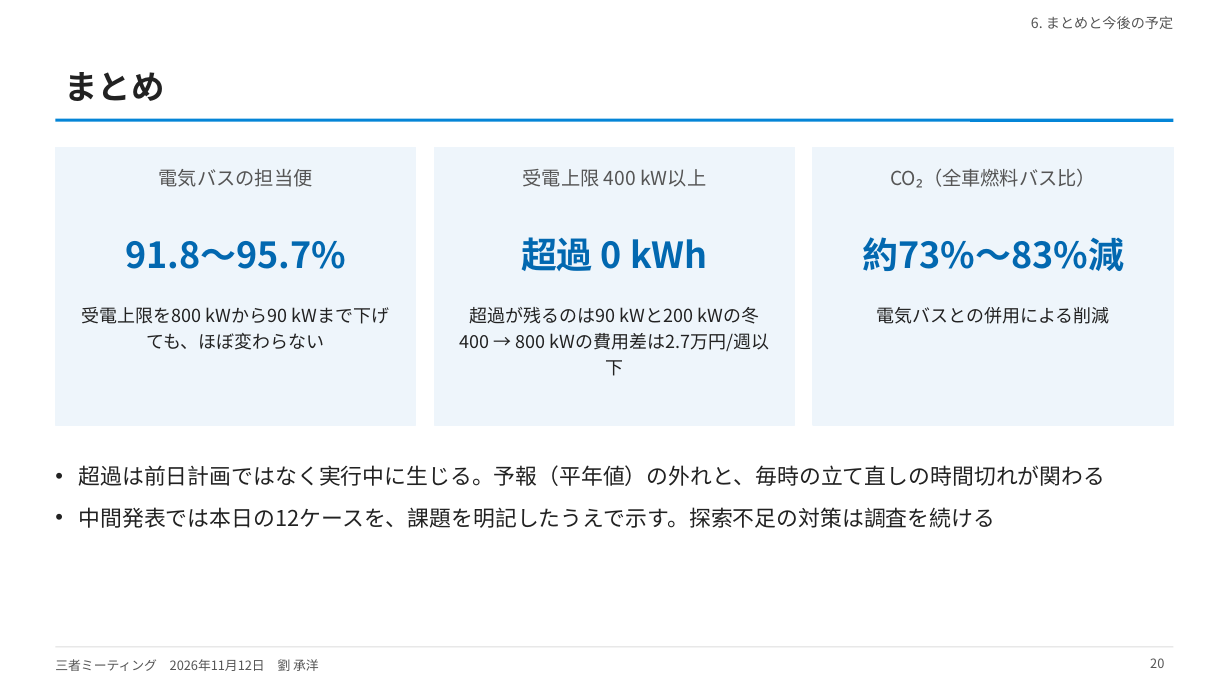
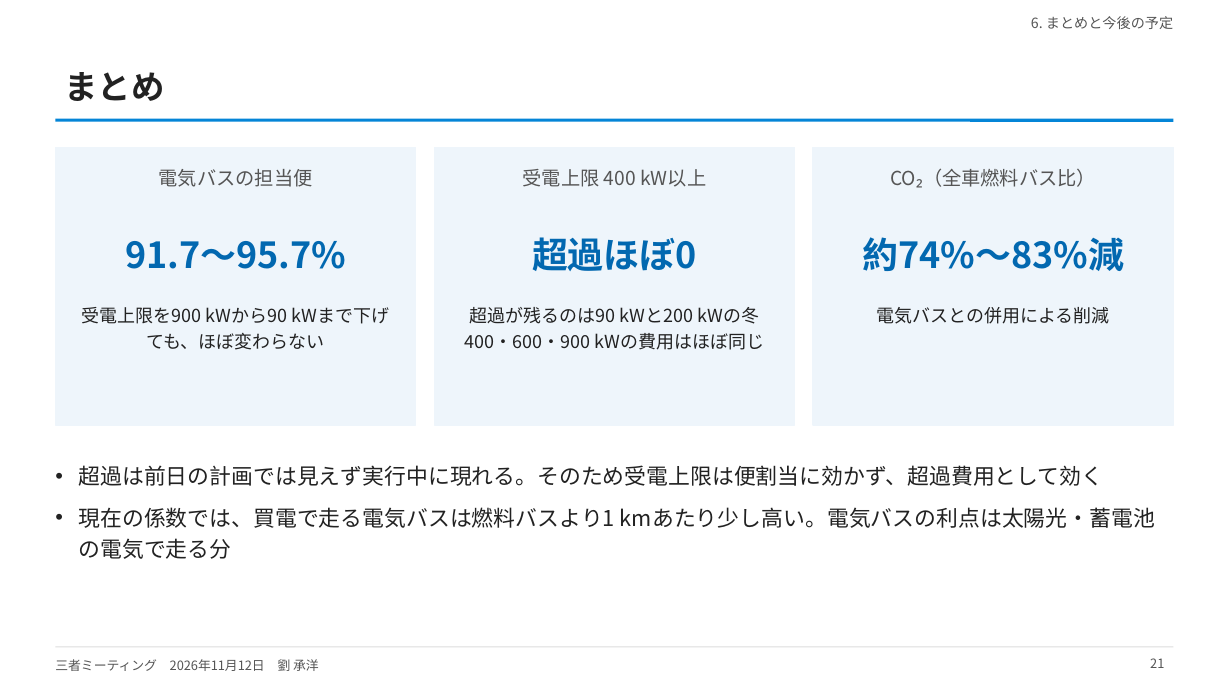
Before and after one commit to CYLIU2003/master-course, a slide deck: slide 21 of outcome/2026-11-12_three_party/three_party_20261112.pptx (slide 20 before the commit). Drawn at 1232x693 pixels with LibreOffice and Linux fonts; fonts in the diff are those of the drawing. Boxes give left, top, right and bottom in pixels: in the first picture for what was removed or moved away, otherwise in the second. Text is boxed around its words. In the diff, an @@ line names an element or a change of style, - is before the commit and + after.

```diff
--- a/outcome/2026-11-12_three_party/three_party_20261112.pptx
+++ b/outcome/2026-11-12_three_party/three_party_20261112.pptx
@@ text at [532, 237, 697, 271]: text changed @@
-超過 0 kWh
+超過ほぼ0
@@ text at [863, 237, 1124, 271]: text changed @@
-約73%〜83%減
+約74%〜83%減
@@ text at [125, 241, 346, 269]: text changed @@
-91.8〜95.7%
+91.7〜95.7%
@@ text at [82, 307, 325, 350]: text changed @@
-受電上限を800 kWから90 kWまで下げても、ほぼ変わらない
+受電上限を900 kWから90 kWまで下げても、ほぼ変わらない
@@ text at [464, 333, 764, 350]: text changed @@
-400 → 800 kWの費用差は2.7万円/週以下
+400・600・900 kWの費用はほぼ同じ
@@ text at [79, 465, 1155, 559]: text changed @@
-• 超過は前日計画ではなく実行中に生じる。予報（平年値）の外れと、毎時の立て直しの時間切れが関わる
-• 中間発表では本日の12ケースを、課題を明記したうえで示す。探索不足の対策は調査を続ける
+• 超過は前日の計画では見えず実行中に現れる。そのため受電上限は便割当に効かず、超過費用として効く
+• 現在の係数では、買電で走る電気バスは燃料バスより1 kmあたり少し高い。電気バスの利点は太陽光・蓄電池の電気で走る分
@@ page number at [1150, 658, 1164, 668]: text changed @@
-20
+21
```
Also in this commit, not shown: 17 other slides changed, 1 slide added, 8 other files.
